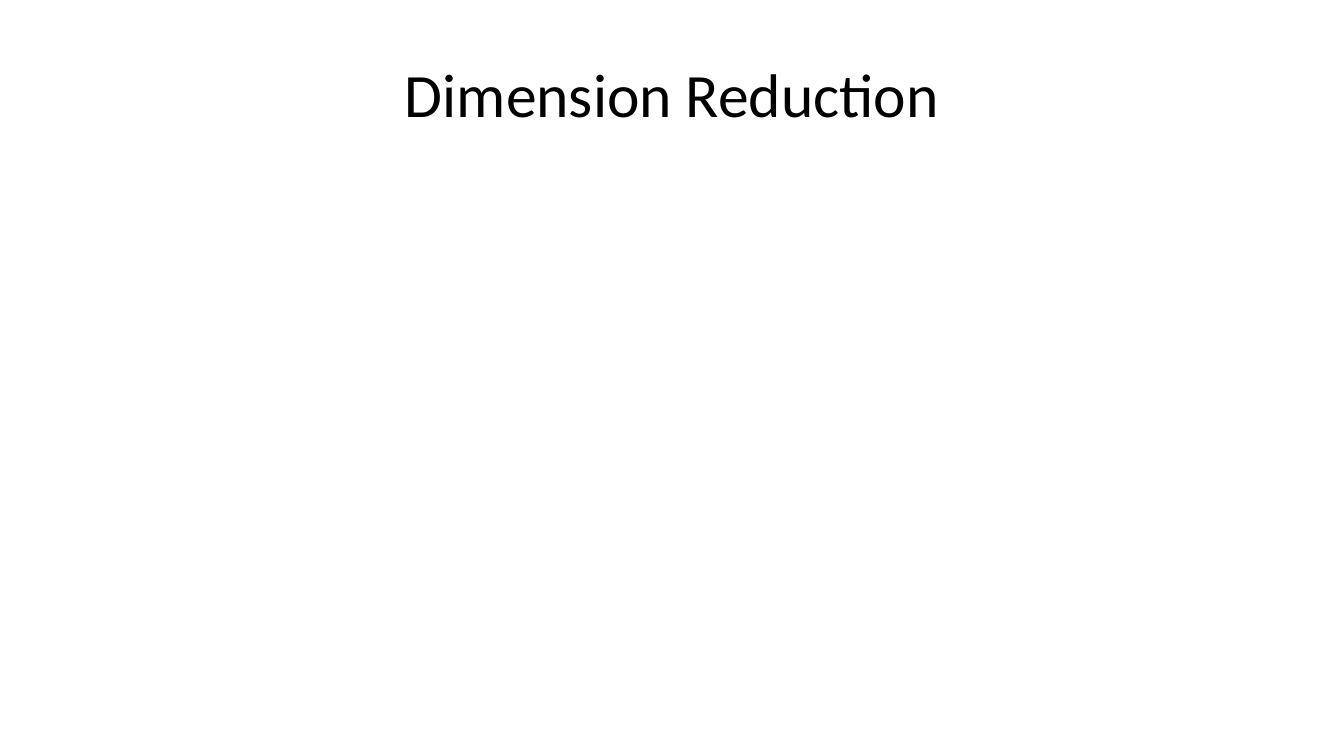
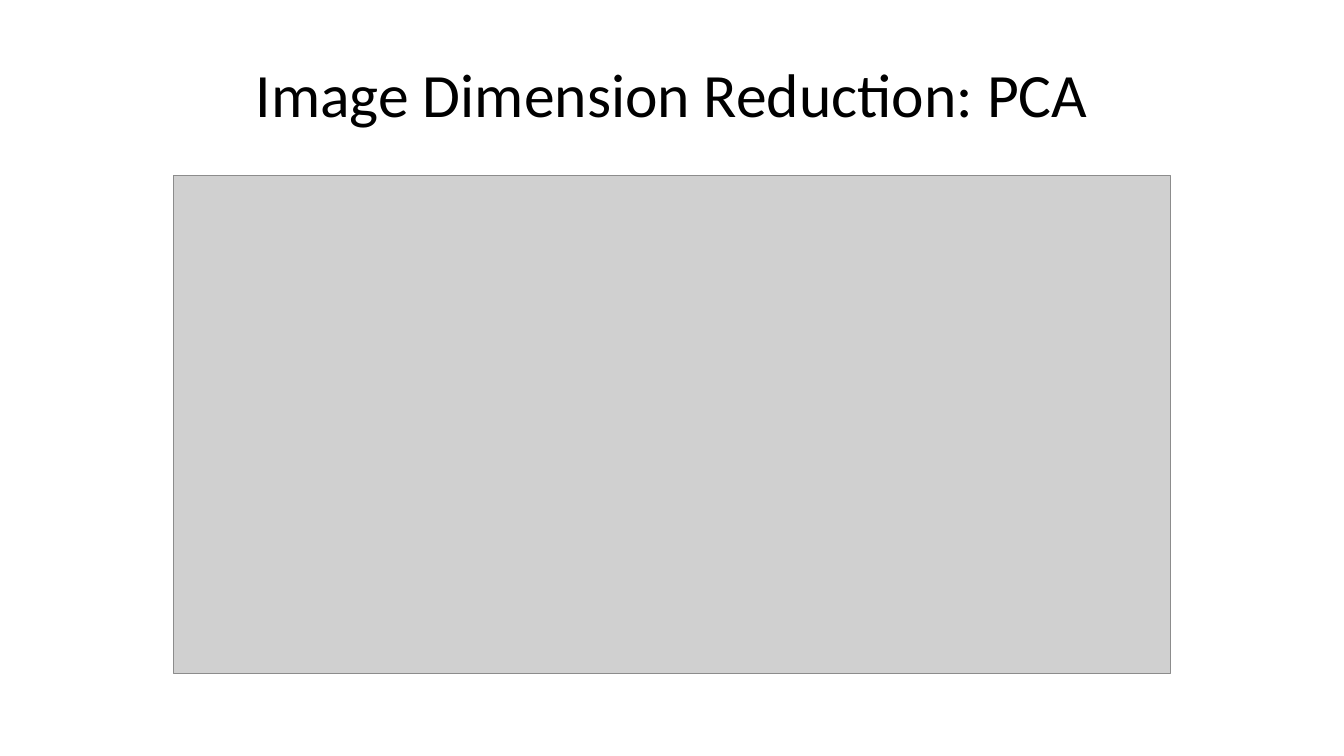
Before and after one commit to alexfaassen/STA2201, a slide deck: slide 8 of Presentation.pptx (slide 4 before the commit). Drawn at 1344x756 pixels with LibreOffice and Linux fonts; fonts in the diff are those of the drawing; grey boxes stand for pictures. Boxes give left, top, right and bottom in pixels: in the first picture for what was removed or moved away, otherwise in the second. Text is boxed around its words. In the diff, an @@ line names an element or a change of style, - is before the commit and + after.

```diff
--- a/Presentation.pptx
+++ b/Presentation.pptx
@@ title at [256, 74, 1087, 128]: text changed @@
-Dimension Reduction
+Image Dimension Reduction: PCA
@@ picture added at [173, 176, 1171, 675] @@
```
Also in this commit, not shown: 8 slides added, 2 slides removed, 3 other files.
